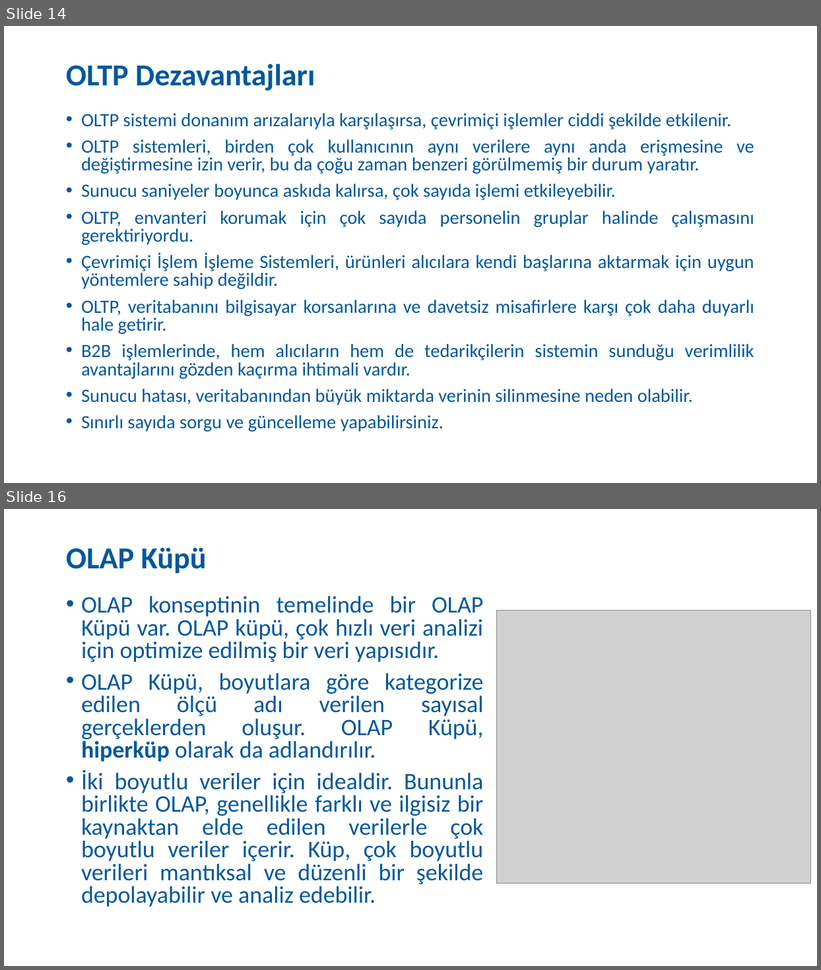
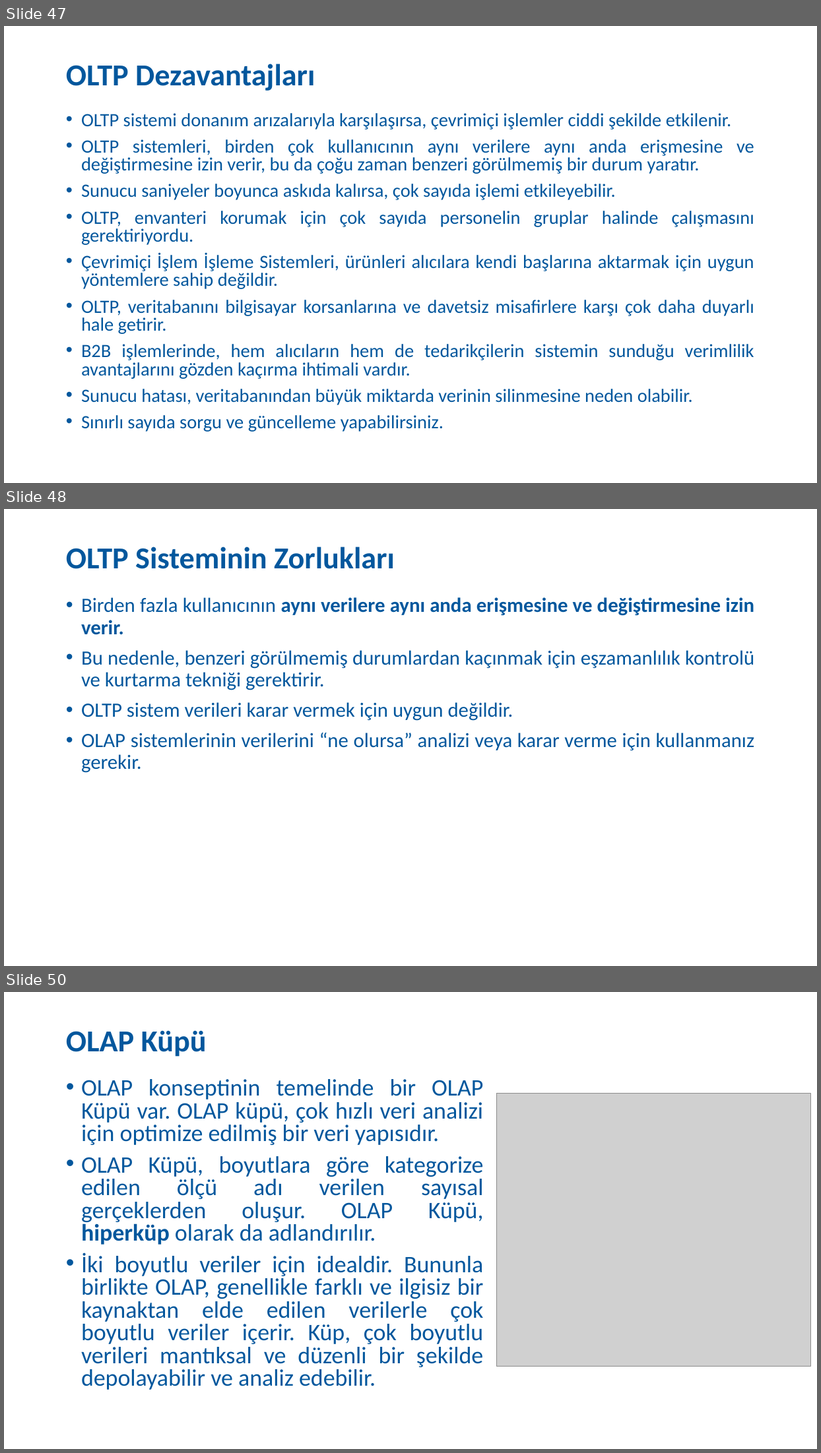
Before and after one commit to SevdanurGENC/Data-Modeling-Techniques-Lecture-Notes, a slide deck: Slides/VeriModellemeTeknikleri02Gun.pptx. Shown one above the other, each under a label of ours: slides 14 and 16 before the commit, slides 47, 48 and 50 after it; the slides between them are not shown. The pictures are 821x970 and 821x1453 pixels, drawn with LibreOffice and Linux fonts; fonts in the diff are those of the drawing; grey boxes stand for pictures. Boxes give left, top, right and bottom in pixels: in the first picture for what was removed or moved away, otherwise in the second. Text is boxed around its words. In the diff, an @@ line names an element or a change of style, - is before the commit and + after.

```diff
--- a/Slides/VeriModellemeTeknikleri02Gun.pptx
+++ b/Slides/VeriModellemeTeknikleri02Gun.pptx
@@ slide 48 added at bbox=[4, 509, 817, 966], background #FFFFFF @@
@@ title added at bbox=[66, 547, 395, 569], 36 pt, text #03579D, bold @@
+OLTP Sisteminin Zorlukları
@@ text added at bbox=[81, 597, 755, 773], 24 pt, text #03579D @@
+• Birden fazla kullanıcının aynı verilere aynı anda erişmesine ve değiştirmesine izin verir.
+• Bu nedenle, benzeri görülmemiş durumlardan kaçınmak için eşzamanlılık kontrolü ve kurtarma tekniği gerektirir.
+• OLTP sistem verileri karar vermek için uygun değildir.
+• OLAP sistemlerinin verilerini “ne olursa” analizi veya karar verme için kullanmanız gerekir.
@@ what was slide 14 is now slide 47 @@
@@ what was slide 16 is now slide 50 @@
```
Also in this commit, not shown: 15 slides changed, 84 other slides added, 14 slides removed.
